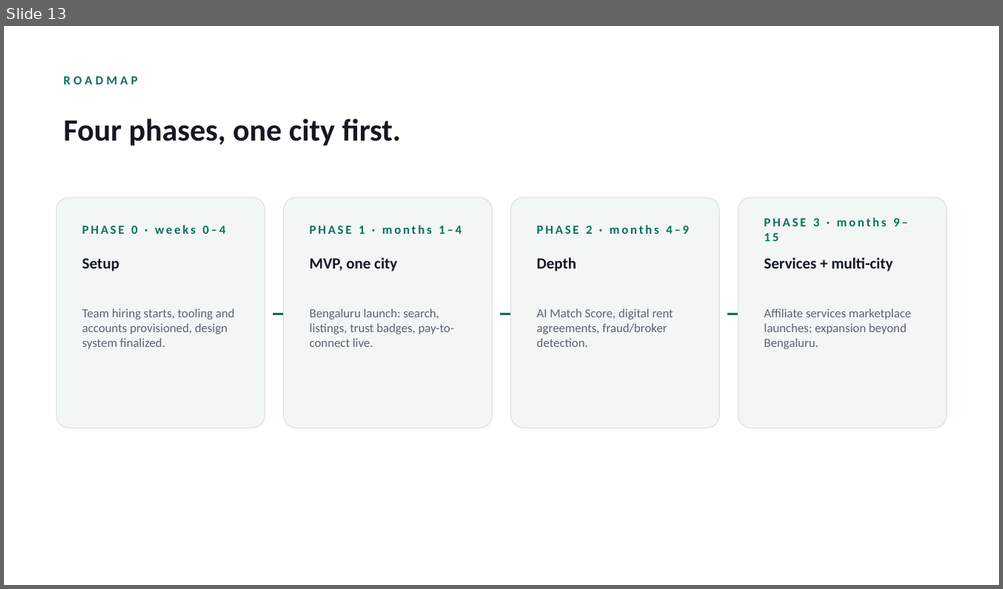
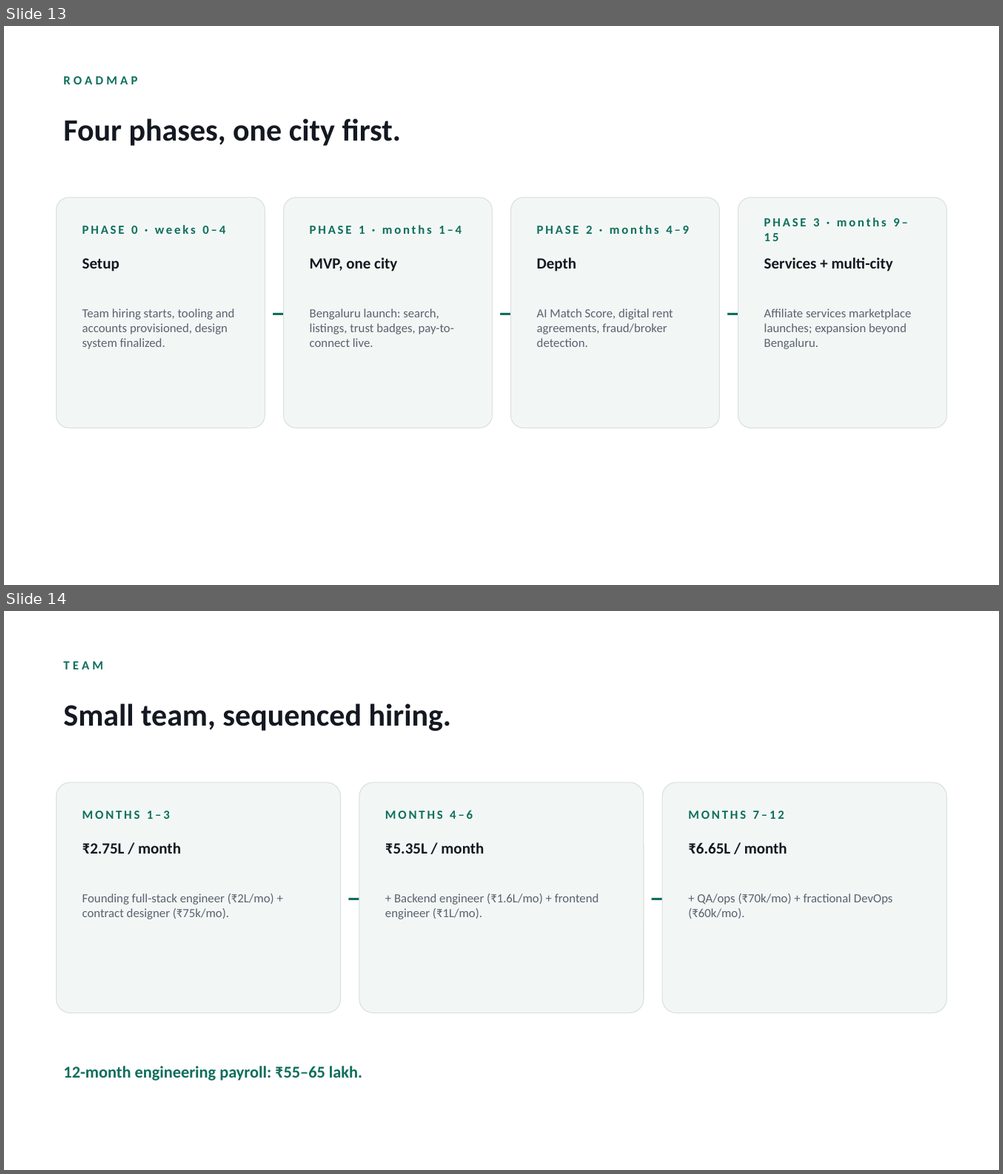
Before and after one commit to CryptoPrism-io/Propweb, a slide deck: docs/PropWeb_Pitch_v2.pptx. Shown one above the other, each under a label of ours: slide 13 before the commit, slides 13 and 14 after it. The pictures are 1003x589 and 1003x1174 pixels, drawn with LibreOffice and Linux fonts; fonts in the diff are those of the drawing. Boxes give left, top, right and bottom in pixels: in the first picture for what was removed or moved away, otherwise in the second. Text is boxed around its words. In the diff, an @@ line names an element or a change of style, - is before the commit and + after.

```diff
--- a/docs/PropWeb_Pitch_v2.pptx
+++ b/docs/PropWeb_Pitch_v2.pptx
@@ slide 14 added at <box>4,611,999,1170</box>, background #FFFFFF @@
@@ text added at <box>63,661,103,669</box>, 12 pt, text #0E6E5C, bold @@
+TEAM
@@ text added at <box>63,703,452,731</box>, 30 pt, text #141821, bold @@
+Small team, sequenced hiring.
@@ rounded rectangle added at <box>57,783,341,1013</box>, fill #F2F7F5, outline #D8DEE4 0.75 pt @@
@@ rounded rectangle added at <box>359,783,643,1013</box>, fill #F2F7F5, outline #D8DEE4 0.75 pt @@
@@ rounded rectangle added at <box>662,783,946,1013</box>, fill #F2F7F5, outline #D8DEE4 0.75 pt @@
@@ text added at <box>385,810,472,819</box>, 12 pt, text #0E6E5C, bold @@
+MONTHS 4–6
@@ text added at <box>82,811,170,819</box>, 12 pt, text #0E6E5C, bold @@
+MONTHS 1–3
@@ text added at <box>688,811,784,819</box>, 12 pt, text #0E6E5C, bold @@
+MONTHS 7–12
@@ text added at <box>82,843,181,854</box>, 15 pt, text #141821, bold @@
+₹2.75L / month
@@ text added at <box>385,843,484,854</box>, 15 pt, text #141821, bold @@
+₹5.35L / month
@@ text added at <box>688,843,787,854</box>, 15 pt, text #141821, bold @@
+₹6.65L / month
@@ text added at <box>82,894,274,920</box>, 12 pt, text #5A6270 @@
+Founding full-stack engineer (₹2L/mo) + contract designer (₹75k/mo).
@@ text added at <box>341,882,359,914</box>, 20 pt, text #0E6E5C, bold @@
+→
@@ text added at <box>385,894,599,920</box>, 12 pt, text #5A6270 @@
++ Backend engineer (₹1.6L/mo) + frontend engineer (₹1L/mo).
@@ text added at <box>643,882,662,914</box>, 20 pt, text #0E6E5C, bold @@
+→
@@ text added at <box>688,894,893,919</box>, 12 pt, text #5A6270 @@
++ QA/ops (₹70k/mo) + fractional DevOps (₹60k/mo).
@@ text added at <box>63,1066,362,1081</box>, 16 pt, text #0E6E5C, bold @@
+12-month engineering payroll: ₹55–65 lakh.
```
Also in this commit, not shown: 2 other files.
